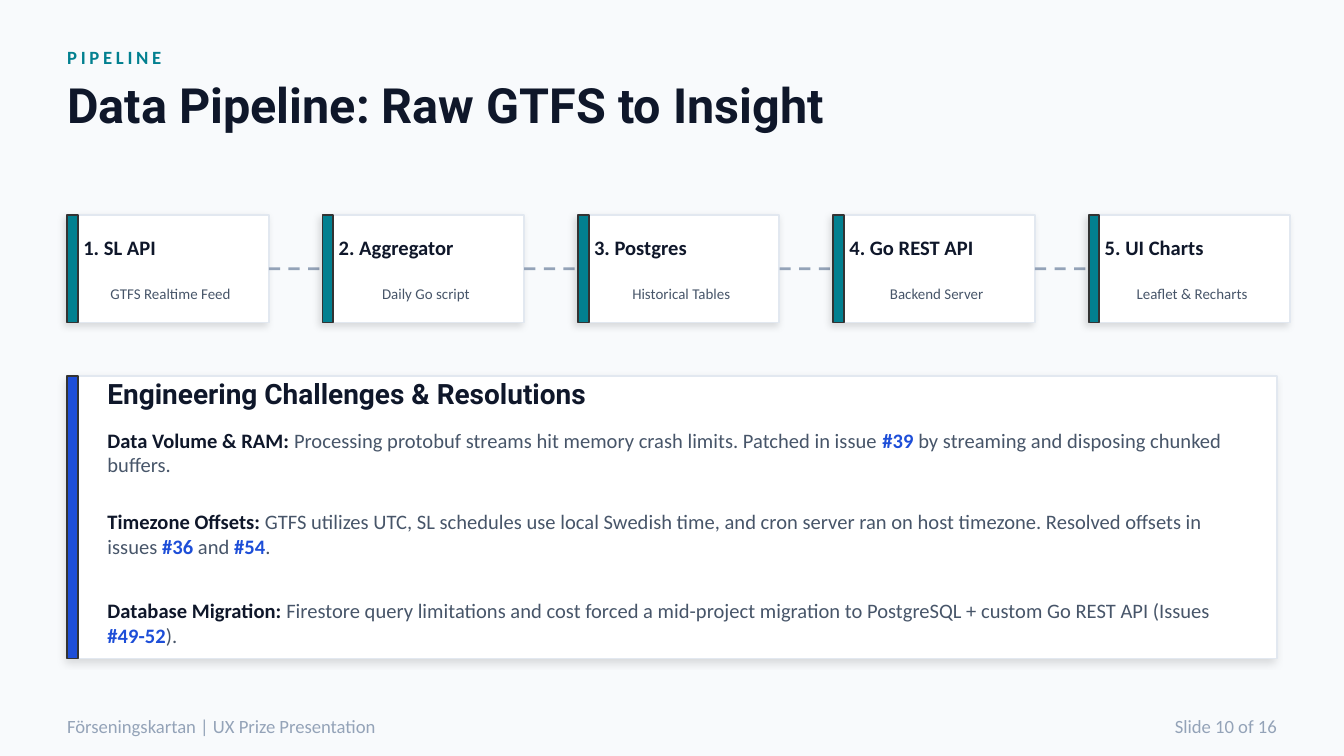
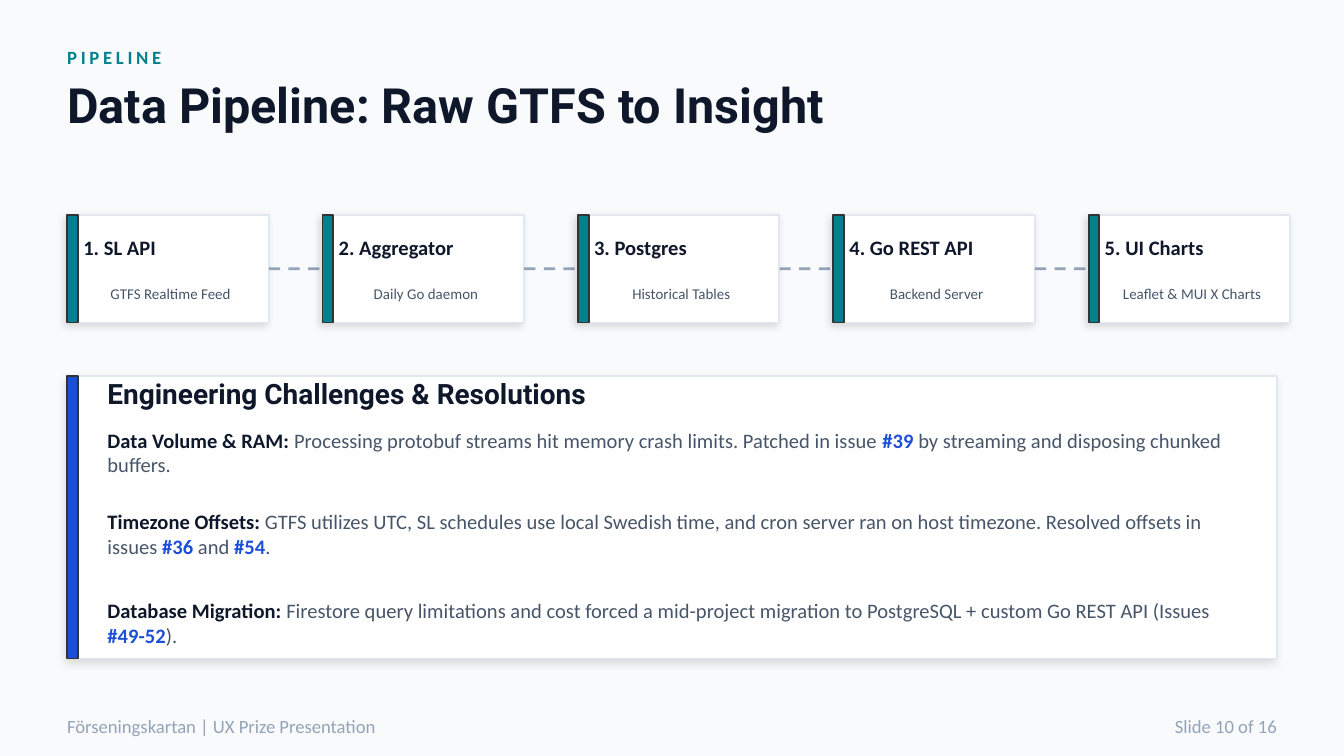
Before and after one commit to mattiaskvist/forseningskartan, a slide deck: slide 10 of presentation.pptx. Drawn at 1344x756 pixels with LibreOffice and Linux fonts; fonts in the diff are those of the drawing. Boxes give left, top, right and bottom in pixels: in the first picture for what was removed or moved away, otherwise in the second. Text is boxed around its words. In the diff, an @@ line names an element or a change of style, - is before the commit and + after.

```diff
--- a/presentation.pptx
+++ b/presentation.pptx
@@ text at (374, 288, 478, 302): text changed @@
-Daily Go script
+Daily Go daemon
@@ text at (1123, 288, 1261, 299): text changed @@
-Leaflet & Recharts
+Leaflet & MUI X Charts
```
Also in this commit, not shown: 4 other slides changed, 1 other file.
